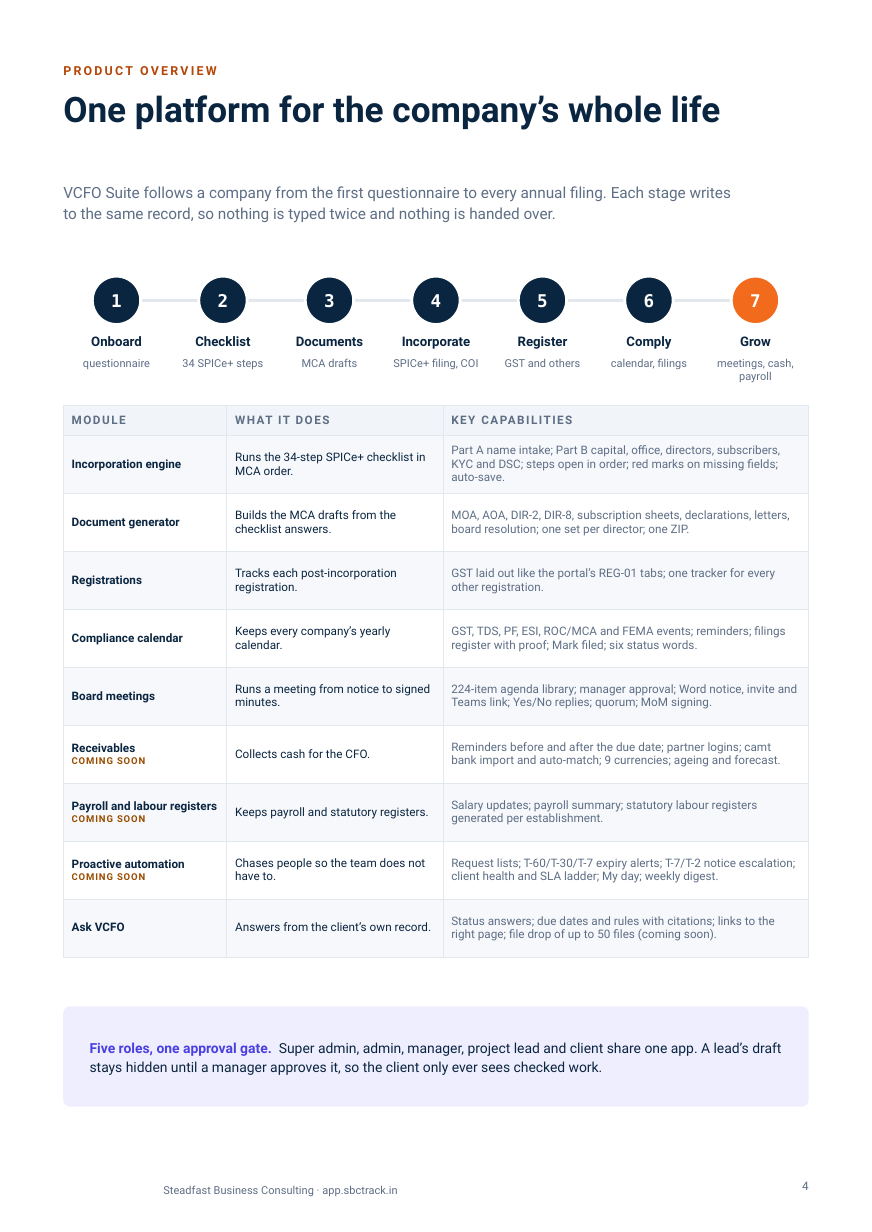
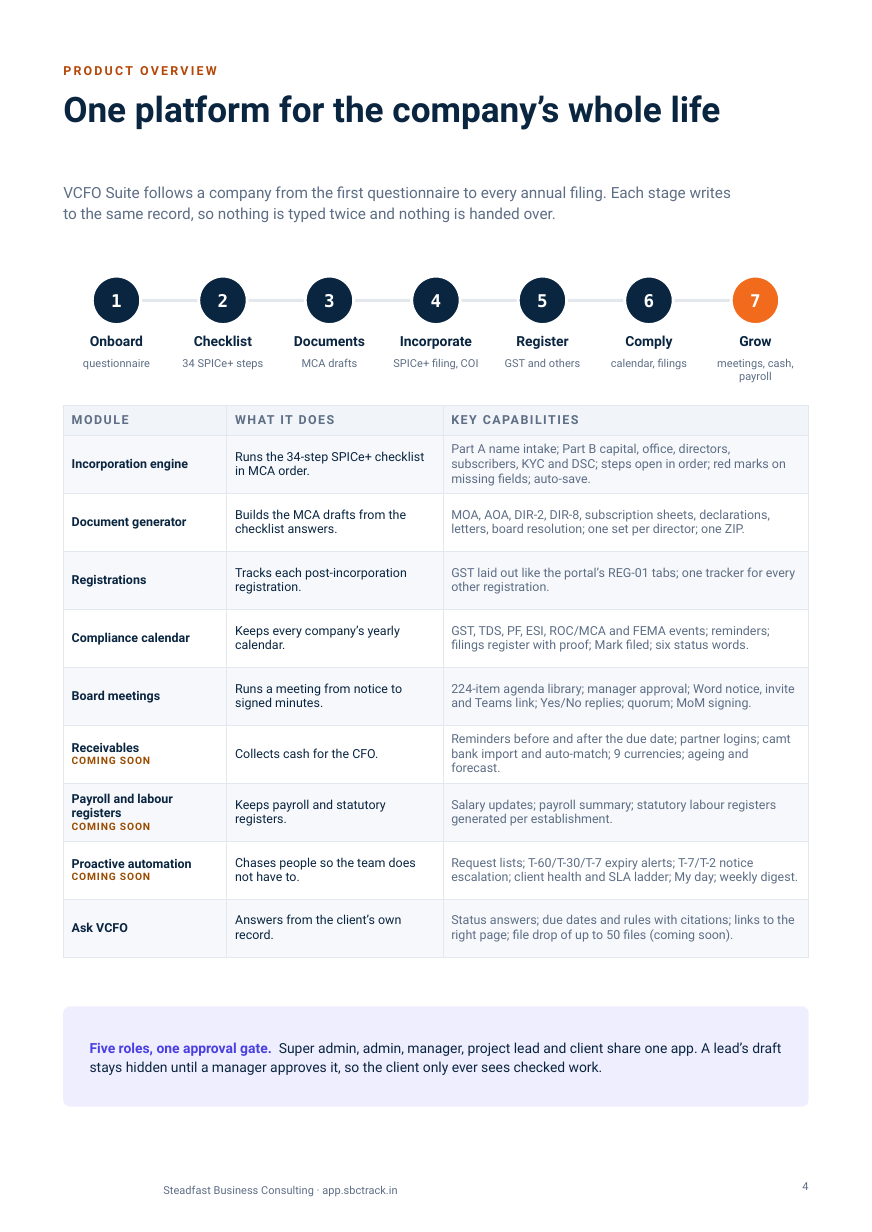
Before and after one commit to abdulfarhath7/vcfo_suite, a slide deck: slide 4 of docs/collateral/vcfo-suite/VCFO_Suite_Brochure.pptx. Drawn at 872x1232 pixels with LibreOffice and Linux fonts; fonts in the diff are those of the drawing; background and template pictures are left out. Boxes give left, top, right and bottom in pixels: in the first picture for what was removed or moved away, otherwise in the second. Text is boxed around its words. In the diff, an @@ line names an element or a change of style, - is before the commit and + after.

```diff
--- a/docs/collateral/vcfo-suite/VCFO_Suite_Brochure.pptx
+++ b/docs/collateral/vcfo-suite/VCFO_Suite_Brochure.pptx
@@ size 9 to 9.5 pt in 6 elements at (90,335,143,346), (194,335,252,346), (294,336,365,346), (400,336,472,349), (516,335,568,349), (625,335,672,349) @@
@@ table at (63,406,809,946) @@
@@ size 8 to 8.5 pt @@
@@ size 6.5 to 7 pt in "COMING SOON", "COMING SOON", "COMING SOON" @@
```
Also in this commit, not shown: 13 other slides changed, 10 other files.
